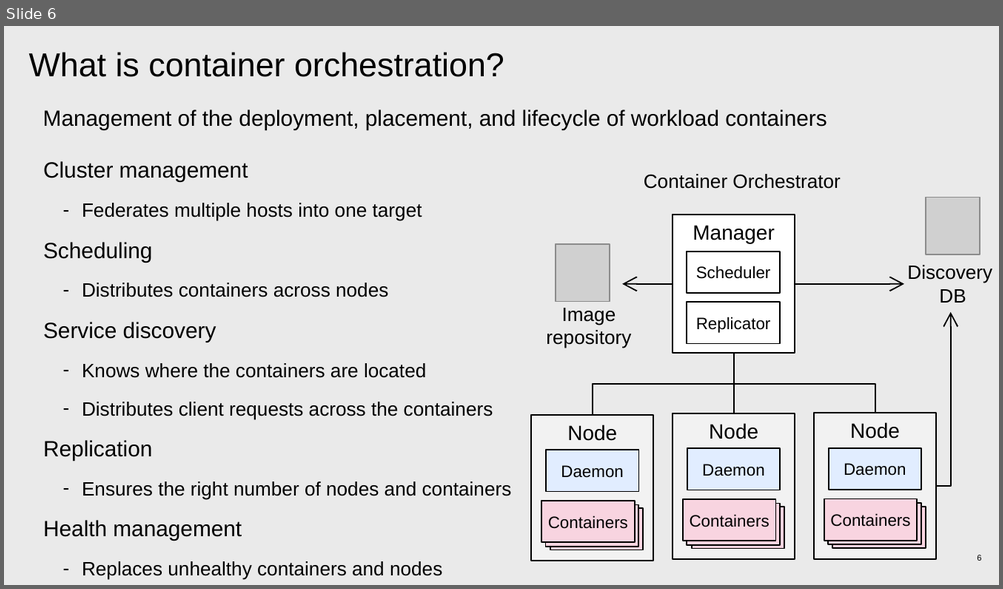
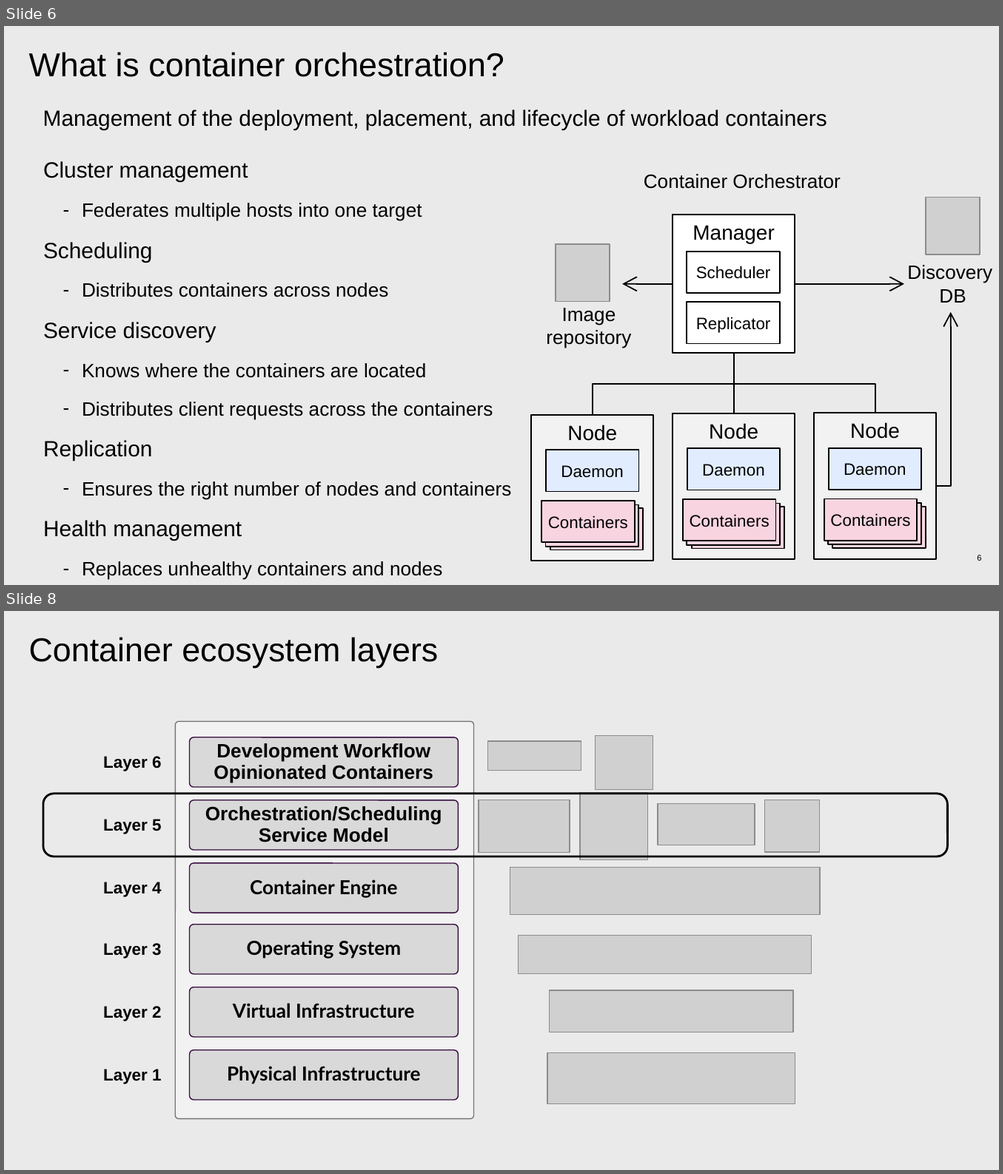
Before and after one commit to patrocinio/cloud-private-bootcamp, a slide deck: Units_development/Container orchestration_AWG.pptx. Shown one above the other, each under a label of ours: slide 6 before the commit, slides 6 and 8 after it; the slides between them are not shown. The pictures are 1003x589 and 1003x1174 pixels, drawn with LibreOffice and Linux fonts; fonts in the diff are those of the drawing; grey boxes stand for pictures. Boxes give left, top, right and bottom in pixels: in the first picture for what was removed or moved away, otherwise in the second. Text is boxed around its words. In the diff, an @@ line names an element or a change of style, - is before the commit and + after.

```diff
--- a/Units_development/Container orchestration_AWG.pptx
+++ b/Units_development/Container orchestration_AWG.pptx
@@ slide 8 added at [4,611,999,1170], background #EAEAEA @@
@@ title added at [29,637,438,668], 24 pt, text #000000 @@
+Container ecosystem layers
@@ rounded rectangle added at [175,721,473,1119], fill #F2F2F2, outline #757575 0.75 pt @@
@@ rounded rectangle added at [189,738,458,787], fill #D9D9D9, outline #370B3E 0.75 pt, 14 pt, text #000000, bold @@
+Development Workflow
+Opinionated Containers
@@ picture added at [487,741,581,770] @@
@@ picture added at [595,735,652,789] @@
@@ text added at [103,756,161,772], 12 pt, text #000000, bold @@
+Layer 6
@@ rounded rectangle added at [42,794,947,857], outline #000000 1.5 pt @@
@@ rounded rectangle added at [189,800,458,850], fill #D9D9D9, outline #370B3E 0.75 pt, 14 pt, text #000000, bold @@
+Orchestration/Scheduling
+Service Model
@@ picture added at [478,800,570,853] @@
@@ picture added at [580,793,648,860] @@
@@ picture added at [657,804,754,846] @@
@@ picture added at [765,800,819,851] @@
@@ text added at [103,819,161,834], 12 pt, text #000000, bold @@
+Layer 5
@@ rounded rectangle added at [189,863,458,914], fill #D9D9D9, outline #370B3E 0.75 pt, 14 pt, text #000000, bold @@
+Container Engine
@@ picture added at [509,868,819,915] @@
@@ text added at [103,882,161,897], 12 pt, text #000000, bold @@
+Layer 4
@@ text added at [103,943,161,959], 12 pt, text #000000, bold @@
+Layer 3
@@ rounded rectangle added at [189,924,458,974], fill #D9D9D9, outline #370B3E 0.75 pt, 14 pt, text #000000, bold @@
+Operating System
@@ picture added at [518,935,811,974] @@
@@ rounded rectangle added at [189,988,458,1038], fill #D9D9D9, outline #370B3E 0.75 pt, 14 pt, text #000000, bold @@
+Virtual Infrastructure
@@ text added at [103,1006,161,1022], 12 pt, text #000000, bold @@
+Layer 2
@@ picture added at [549,991,793,1033] @@
@@ rounded rectangle added at [189,1051,458,1100], fill #D9D9D9, outline #370B3E 0.75 pt, 14 pt, text #000000, bold @@
+Physical Infrastructure
@@ picture added at [547,1053,794,1105] @@
@@ text added at [103,1069,161,1085], 12 pt, text #000000, bold @@
+Layer 1
```
Also in this commit, not shown: 1 other slide added.
